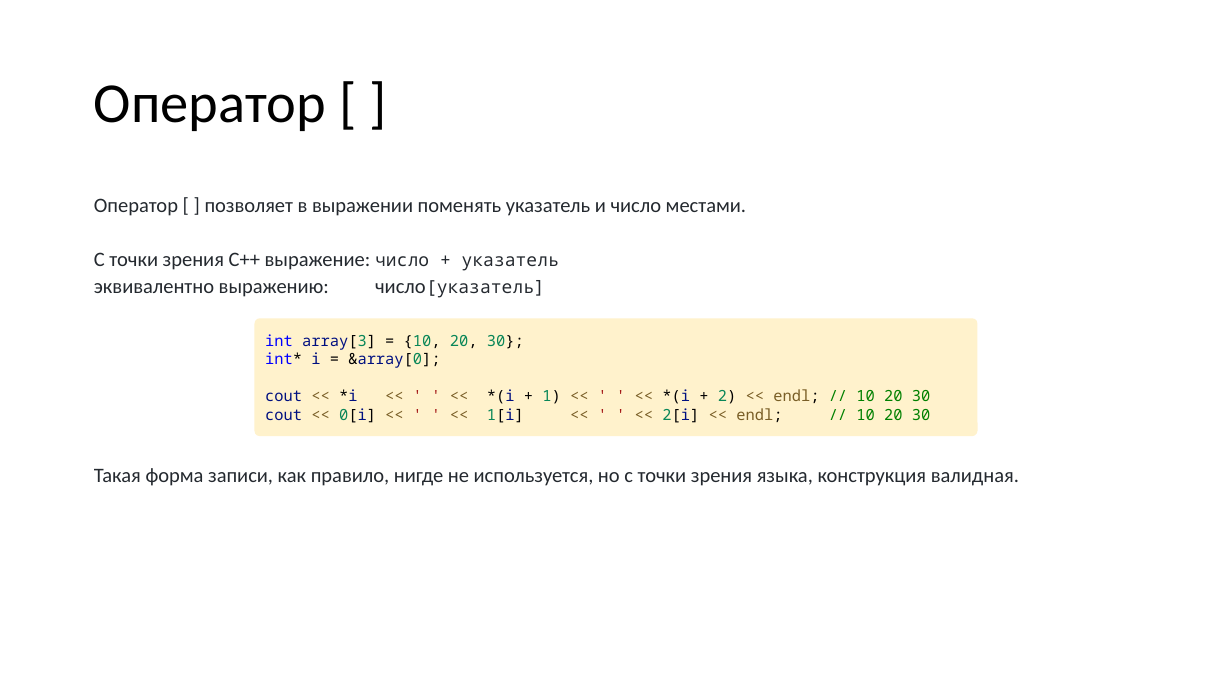
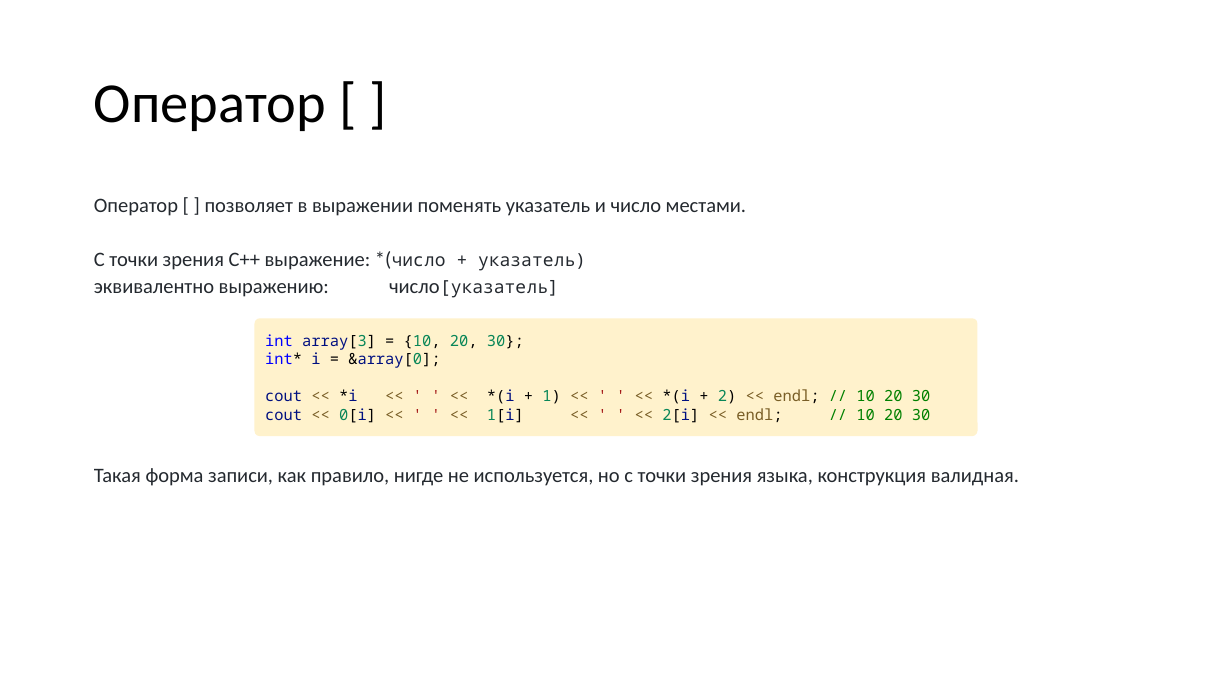
Before and after one commit to VladimirChabanov/alg_and_prog_2025, a slide deck: slide 33 of 01_lectures/lecture_09/presentation_cpp.pptx. Drawn at 1232x693 pixels with LibreOffice and Linux fonts; fonts in the diff are those of the drawing. Boxes give left, top, right and bottom in pixels: in the first picture for what was removed or moved away, otherwise in the second. Text is boxed around its words. In the diff, an @@ line names an element or a change of style, - is before the commit and + after.

```diff
--- a/01_lectures/lecture_09/presentation_cpp.pptx
+++ b/01_lectures/lecture_09/presentation_cpp.pptx
@@ text at <box>94,252,586,271</box>: text changed @@
-С точки зрения C++ выражение: число + указатель
+С точки зрения C++ выражение: *(число + указатель)
```
Also in this commit, not shown: 3 other slides changed, 2 other files.
